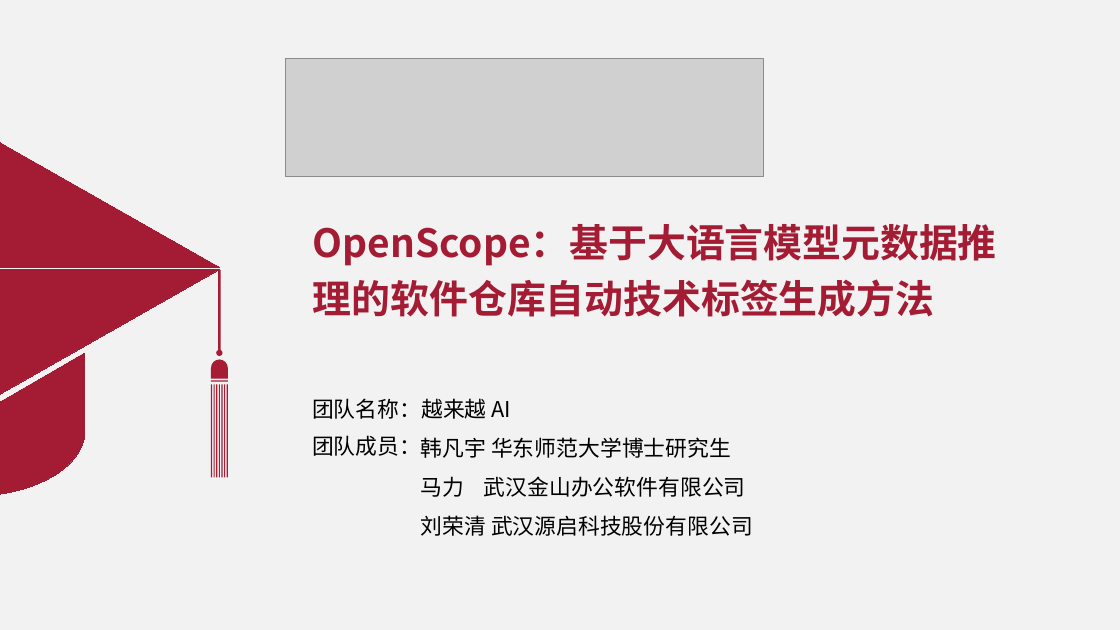
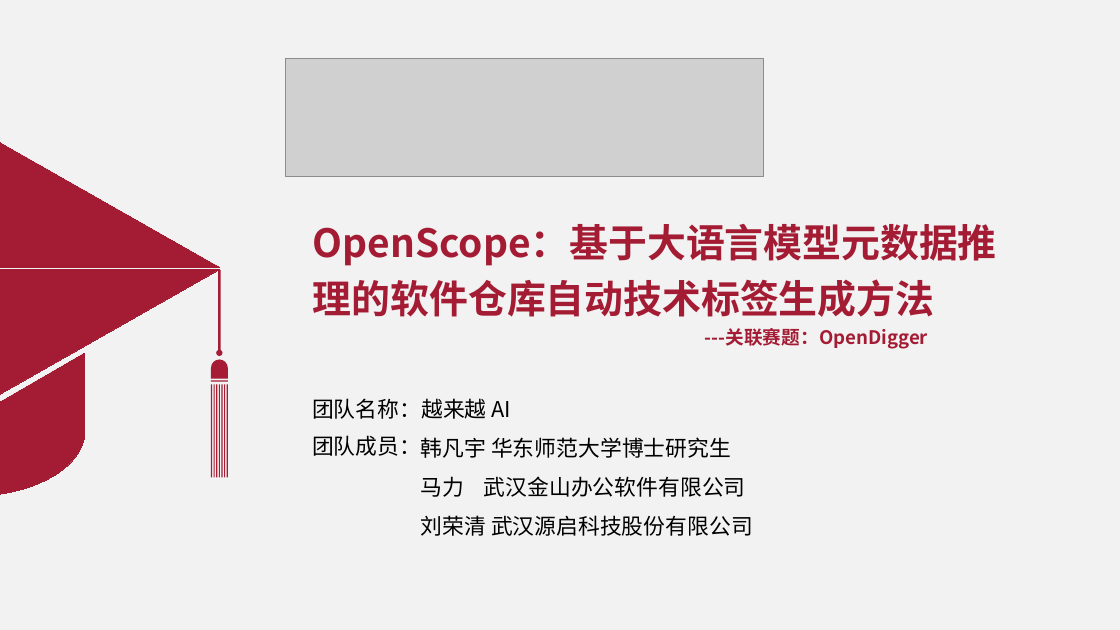
Before and after one commit to PureNatural/open-scope, a slide deck: slide 1 of 越来越AI-OpenScope.pptx. Drawn at 1120x630 pixels with LibreOffice and Linux fonts; fonts in the diff are those of the drawing; grey boxes stand for pictures. Boxes give left, top, right and bottom in pixels: in the first picture for what was removed or moved away, otherwise in the second. Text is boxed around its words. In the diff, an @@ line names an element or a change of style, - is before the commit and + after.

Commit message:
ppt 新增赛题

```diff
--- a/越来越AI-OpenScope.pptx
+++ b/越来越AI-OpenScope.pptx
@@ text at bbox=[705, 328, 928, 349]: paragraph added @@
+            ---关联赛题：OpenDigger
```
